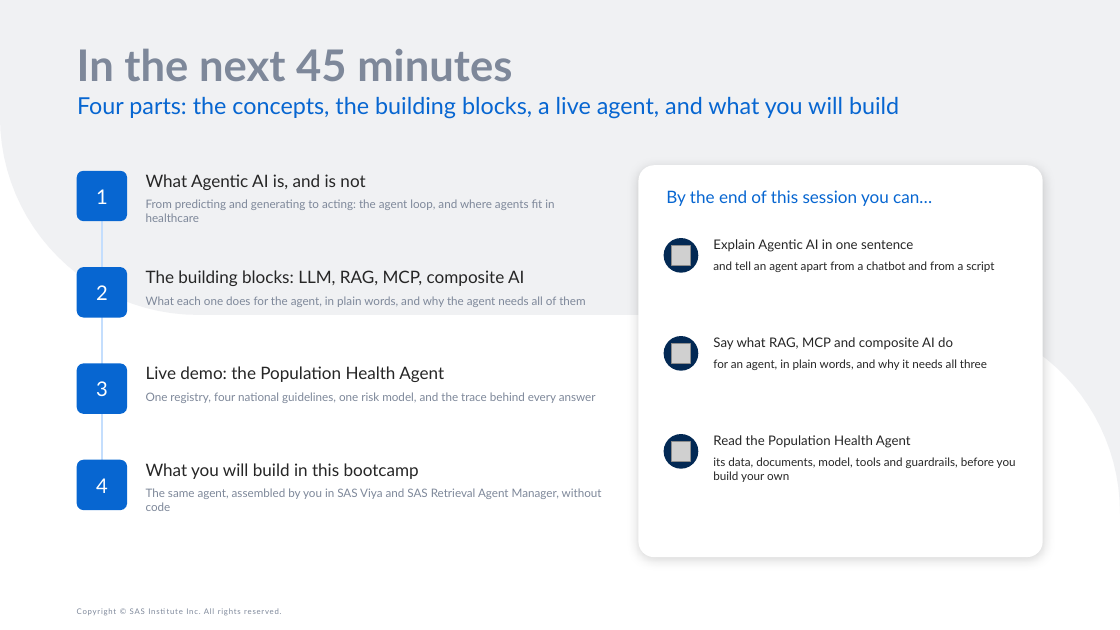
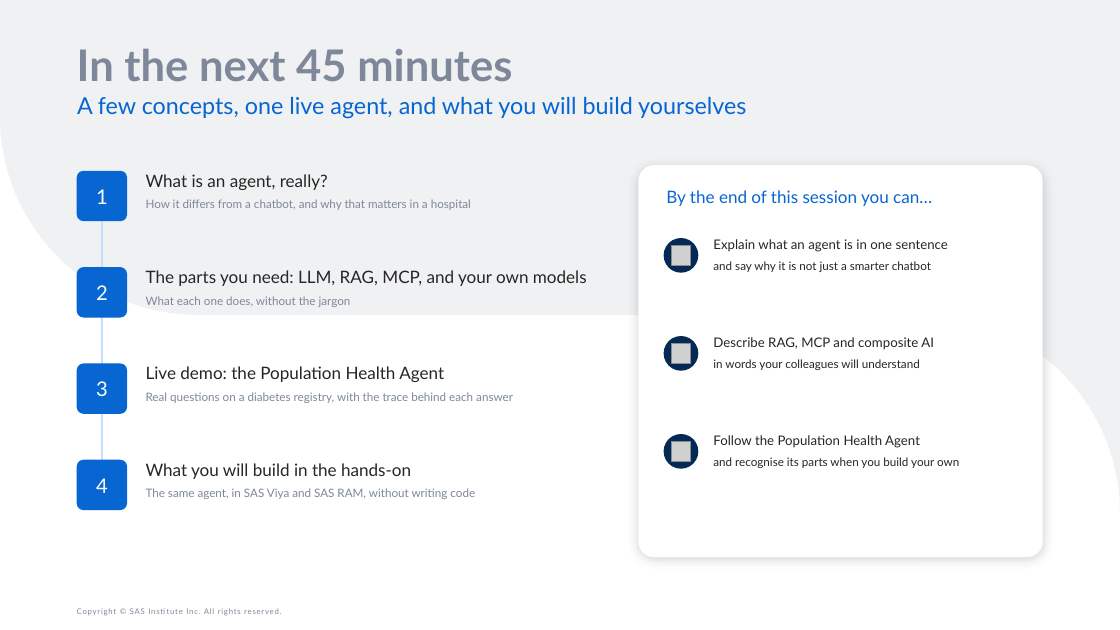
Before and after one commit to raedaldweik/Agentic-Bootcamp, a slide deck: slide 2 of Day1/Agentic_AI_Overview_and_Live_Demo/Agentic_AI_Overview_and_Live_Demo.pptx. Drawn at 1120x630 pixels with LibreOffice and Linux fonts; fonts in the diff are those of the drawing; grey boxes stand for pictures. Boxes give left, top, right and bottom in pixels: in the first picture for what was removed or moved away, otherwise in the second. Text is boxed around its words. In the diff, an @@ line names an element or a change of style, - is before the commit and + after.

```diff
--- a/Day1/Agentic_AI_Overview_and_Live_Demo/Agentic_AI_Overview_and_Live_Demo.pptx
+++ b/Day1/Agentic_AI_Overview_and_Live_Demo/Agentic_AI_Overview_and_Live_Demo.pptx
@@ text at [77, 96, 746, 119]: text changed @@
-Four parts: the concepts, the building blocks, a live agent, and what you will build
+A few concepts, one live agent, and what you will build yourselves
@@ text at [146, 174, 328, 190]: text changed @@
-What Agentic AI is, and is not
+What is an agent, really?
@@ text at [146, 199, 471, 210]: text changed @@
-From predicting and generating to acting: the agent loop, and where agents fit in healthcare
+How it differs from a chatbot, and why that matters in a hospital
@@ text at [713, 239, 948, 252]: text changed @@
-Explain Agentic AI in one sentence
+Explain what an agent is in one sentence
@@ text at [713, 261, 931, 272]: text changed @@
-and tell an agent apart from a chatbot and from a script
+and say why it is not just a smarter chatbot
@@ text at [146, 270, 587, 286]: text changed @@
-The building blocks: LLM, RAG, MCP, composite AI
+The parts you need: LLM, RAG, MCP, and your own models
@@ text at [146, 296, 351, 307]: text changed @@
-What each one does for the agent, in plain words, and why the agent needs all of them
+What each one does, without the jargon
@@ text at [713, 337, 934, 350]: text changed @@
-Say what RAG, MCP and composite AI do
+Describe RAG, MCP and composite AI
@@ text at [713, 359, 920, 370]: text changed @@
-for an agent, in plain words, and why it needs all three
+in words your colleagues will understand
@@ text at [146, 392, 513, 403]: text changed @@
-One registry, four national guidelines, one risk model, and the trace behind every answer
+Real questions on a diabetes registry, with the trace behind each answer
@@ text at [713, 435, 920, 448]: text changed @@
-Read the Population Health Agent
+Follow the Population Health Agent
@@ text at [146, 463, 411, 479]: text changed @@
-What you will build in this bootcamp
+What you will build in the hands-on
@@ text at [713, 457, 959, 468]: text changed @@
-its data, documents, model, tools and guardrails, before you build your own
+and recognise its parts when you build your own
@@ text at [146, 488, 475, 499]: text changed @@
-The same agent, assembled by you in SAS Viya and SAS Retrieval Agent Manager, without code
+The same agent, in SAS Viya and SAS RAM, without writing code
```
Also in this commit, not shown: 21 other slides changed, 2 other files.
